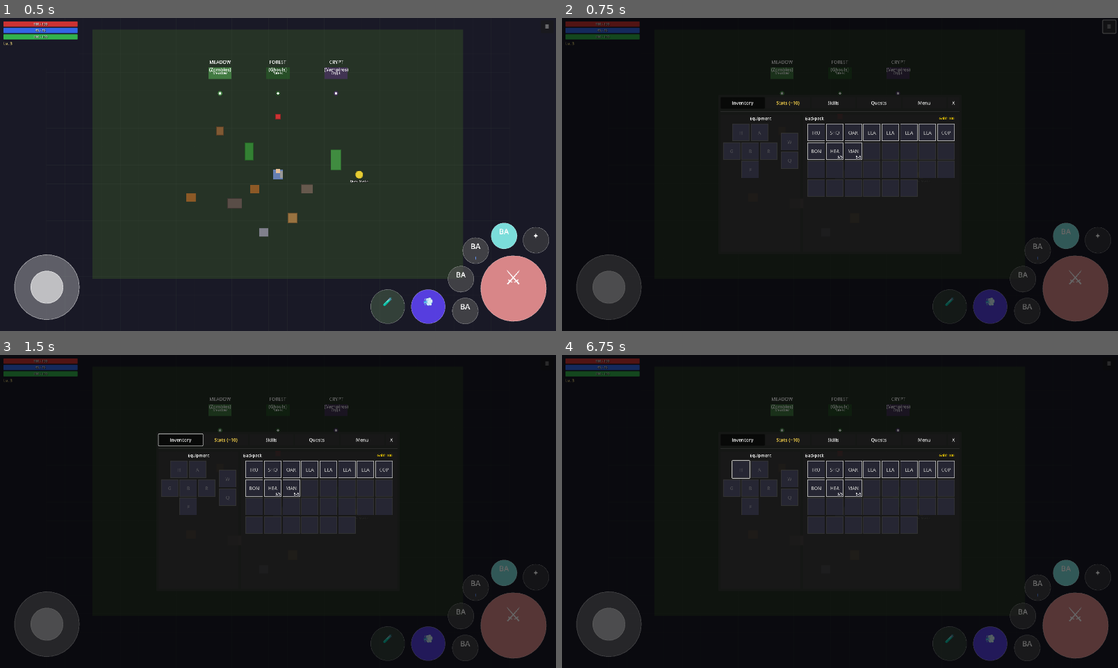
Above: before the commit, frames 1-4 (two rows, left to right).
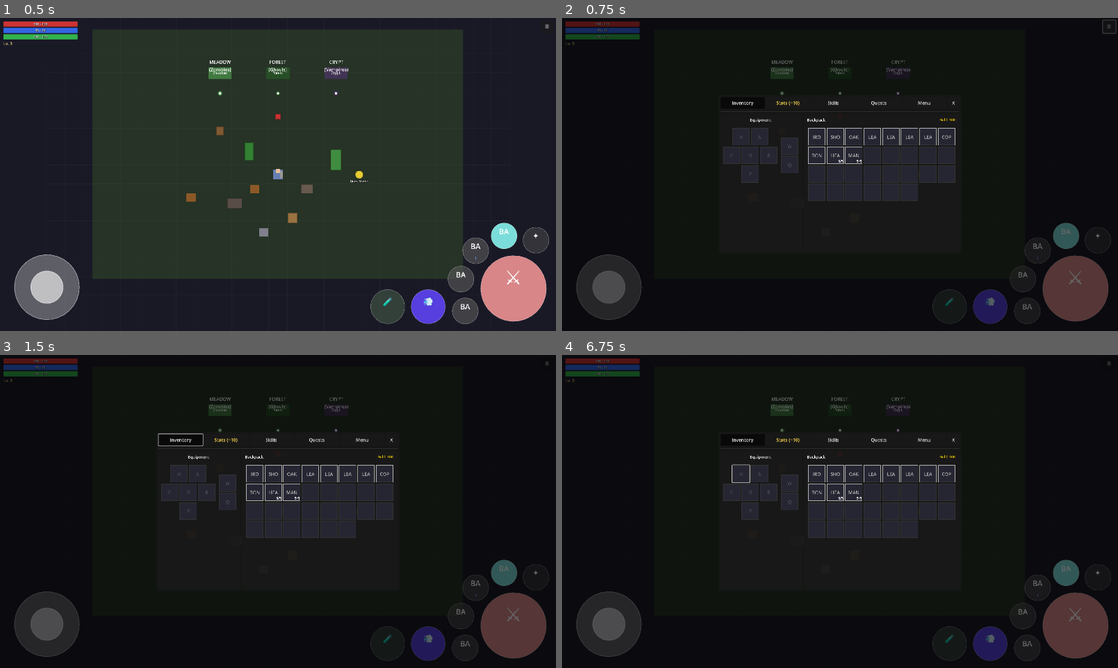
Above: after the commit, the same moments.

Repository: MatousHruska/MobileTestia
Game: Godot game, scene res://scenes/world/test_zone.tscn
Same seed, same stepped clock (60 frames per second), same inputs: the game is played once before the commit and once after it.
Inputs:
- Up to frame 1 (0.5 s): no input
- Up to frame 2 (0.75 s): click "☰" at 0.5 s
- Up to frame 3 (1.5 s): click "Inventory" at 1.25 s
- Up to frame 4 (6.75 s): click "Stats (+10)" at 2 s; click "Skills" at 2.75 s; click "Quests" at 3.5 s; click "Active" at 4.25 s; click "Completed" at 5 s; click "Inventory" at 5.75 s; click "H" at 6.5 s

Frame 1 is identical in both runs. In frame 2, 2.5% of the frame differs, in the area x 29-71%, y 31-59%; in frame 3, 2.5%; in frame 4, 2.5%.

Commit message:
Use proportional margins for inventory panels
- Side margins: 2% of panel width (min 8px)
- Right margin on backpack: 3% (min 12px)
- Top margin: 2% of height (min 6px)
- Bottom margin: 3% (min 8px)
- Header gap: 4% of height (min 12px)

Margins update dynamically on panel resize.

Diff:
--- a/scripts/ui/inventory/inventory_panel.gd
+++ b/scripts/ui/inventory/inventory_panel.gd
@@ -38,6 +38,13 @@
 const BACKPACK_MIN_COLUMNS: int = 5
 const BACKPACK_H_SEPARATION: int = 4
 
+## Margin percentages (relative to panel width/height)
+const MARGIN_SIDE_PCT := 0.02      # 2% side margins
+const MARGIN_RIGHT_PCT := 0.03    # 3% right margin for backpack
+const MARGIN_TOP_PCT := 0.02      # 2% top margin
+const MARGIN_BOTTOM_PCT := 0.03   # 3% bottom margin
+const HEADER_GAP_PCT := 0.04      # 4% gap after header
+
 ## Slot sizing (responsive)
 const SLOT_SIZE_SMALL := 44.0   # For screens < 500px height
 const SLOT_SIZE_NORMAL := 48.0  # For screens 500-900px
@@ -48,6 +55,10 @@
 var backpack_container: GridContainer
 var gold_label: Label
 var item_popup: Control  # ItemDetailPopup instance
+var equip_margin: MarginContainer
+var equip_vbox: VBoxContainer
+var backpack_margin: MarginContainer
+var backpack_vbox: VBoxContainer
 
 ## Slot tracking
 var equipment_slots: Dictionary = {}  # EquipSlot -> InventorySlot
@@ -98,19 +109,17 @@
 	equip_panel.name = "EquipmentPanel"
 	parent.add_child(equip_panel)
 
-	# Inner margin for padding
-	var margin := MarginContainer.new()
-	margin.name = "EquipmentMargin"
-	margin.add_theme_constant_override("margin_left", 8)
-	margin.add_theme_constant_override("margin_right", 8)
-	margin.add_theme_constant_override("margin_top", 4)
-	margin.add_theme_constant_override("margin_bottom", 8)
-	equip_panel.add_child(margin)
-
-	var equip_vbox := VBoxContainer.new()
+	# Inner margin for padding (will be updated dynamically)
+	equip_margin = MarginContainer.new()
+	equip_margin.name = "EquipmentMargin"
+	equip_panel.add_child(equip_margin)
+
+	equip_vbox = VBoxContainer.new()
 	equip_vbox.name = "EquipmentVBox"
-	equip_vbox.add_theme_constant_override("separation", 8)  # Space after header
-	margin.add_child(equip_vbox)
+	equip_margin.add_child(equip_vbox)
+
+	# Update margins when panel resizes
+	equip_panel.resized.connect(_on_panel_resized.bind(equip_panel, equip_margin, equip_vbox, false))
 
 	# Header
 	var header := Label.new()
@@ -171,19 +180,17 @@
 	backpack_panel.size_flags_vertical = SIZE_EXPAND_FILL
 	parent.add_child(backpack_panel)
 
-	# Inner margin for padding (larger right margin for visual balance)
-	var margin := MarginContainer.new()
-	margin.name = "BackpackMargin"
-	margin.add_theme_constant_override("margin_left", 8)
-	margin.add_theme_constant_override("margin_right", 16)
-	margin.add_theme_constant_override("margin_top", 4)
-	margin.add_theme_constant_override("margin_bottom", 8)
-	backpack_panel.add_child(margin)
-
-	var backpack_vbox := VBoxContainer.new()
+	# Inner margin for padding (will be updated dynamically)
+	backpack_margin = MarginContainer.new()
+	backpack_margin.name = "BackpackMargin"
+	backpack_panel.add_child(backpack_margin)
+
+	backpack_vbox = VBoxContainer.new()
 	backpack_vbox.name = "BackpackVBox"
-	backpack_vbox.add_theme_constant_override("separation", 8)  # Space after header
-	margin.add_child(backpack_vbox)
+	backpack_margin.add_child(backpack_vbox)
+
+	# Update margins when panel resizes
+	backpack_panel.resized.connect(_on_panel_resized.bind(backpack_panel, backpack_margin, backpack_vbox, true))
 
 	# Header with gold
 	var header_row := HBoxContainer.new()
@@ -253,6 +260,27 @@
 		backpack_container.columns = columns
 
 
+func _on_panel_resized(panel: PanelContainer, margin_container: MarginContainer, vbox: VBoxContainer, is_backpack: bool) -> void:
+	var panel_width := panel.size.x
+	var panel_height := panel.size.y
+
+	# Calculate proportional margins (minimum 8px for readability)
+	var side_margin := maxi(8, int(panel_width * MARGIN_SIDE_PCT))
+	var right_margin := maxi(12, int(panel_width * (MARGIN_RIGHT_PCT if is_backpack else MARGIN_SIDE_PCT)))
+	var top_margin := maxi(6, int(panel_height * MARGIN_TOP_PCT))
+	var bottom_margin := maxi(8, int(panel_height * MARGIN_BOTTOM_PCT))
+	var header_gap := maxi(12, int(panel_height * HEADER_GAP_PCT))
+
+	# Apply margins
+	margin_container.add_theme_constant_override("margin_left", side_margin)
+	margin_container.add_theme_constant_override("margin_right", right_margin)
+	margin_container.add_theme_constant_override("margin_top", top_margin)
+	margin_container.add_theme_constant_override("margin_bottom", bottom_margin)
+
+	# Apply header gap
+	vbox.add_theme_constant_override("separation", header_gap)
+
+
 func _build_item_popup() -> void:
 	item_popup = ItemDetailPopupScript.new()
 	item_popup.name = "ItemDetailPopup"
